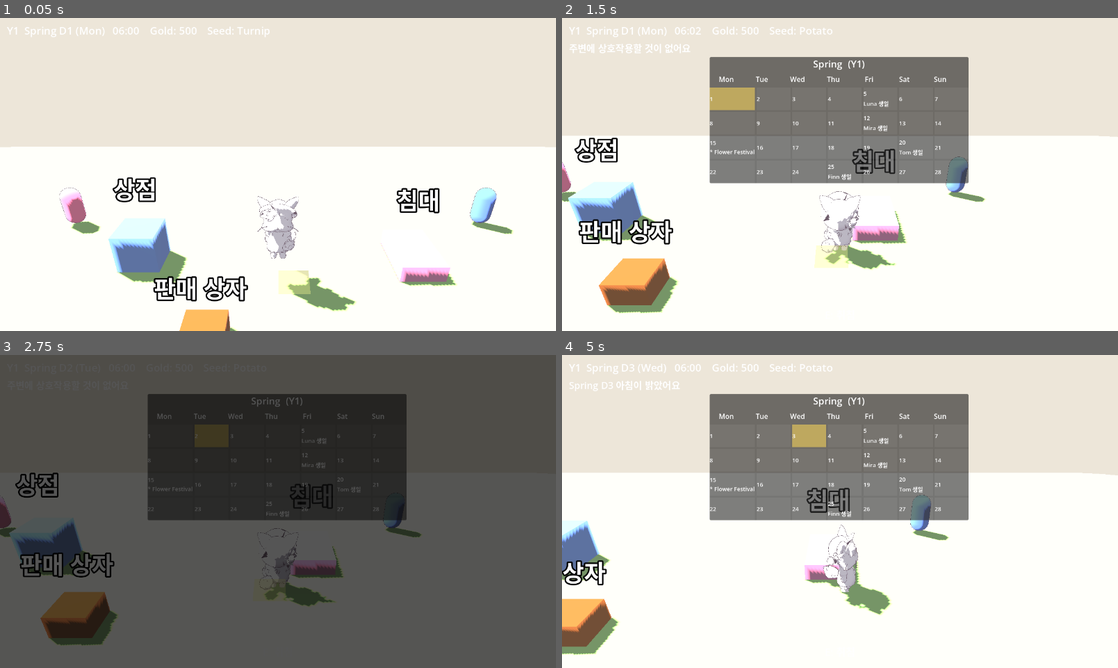
Above: before the commit, frames 1-4 (two rows, left to right).
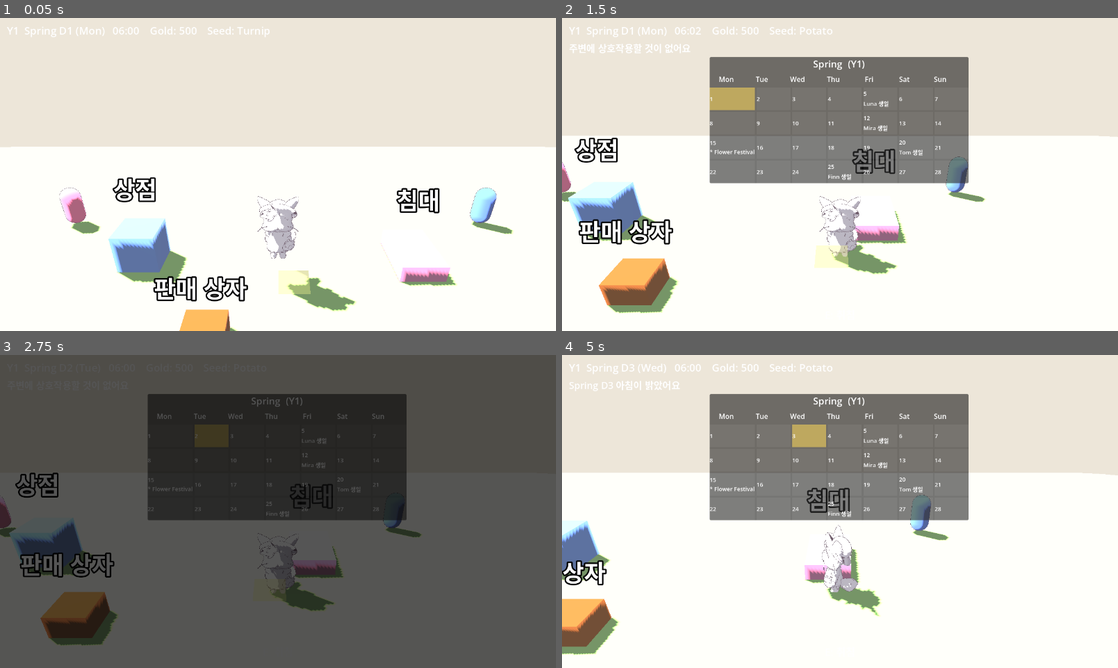
Above: after the commit, the same moments.

Repository: ui2030/cozy_vale
Game: Godot game, scene res://world/world.tscn
The game is run twice, just before and just after one commit, with the same random seed, the same clock (stepped at 60 frames per second) and the same inputs.
Inputs (mouse positions are in pixels of both pictures, inside the frame that each line leads up to):
- Up to frame 1 (0.05 s): no input
- Up to frame 2 (1.5 s): tap Enter at 0.5 s; move the mouse to (962, 158) at 0.52 s; hold D (move_right) 0.53-1.28 s; hold C (calendar) 0.53-1.28 s; click (962, 158) at 0.67 s; tap Space at 0.77 s; move the mouse to (728, 190) at 1.27 s; hold S (move_down) from 1.28 s (still down); tap Q (cycle_seed) at 1.35 s
- Up to frame 3 (2.75 s): tap Space at 1.52 s; release S (move_down) at 2 s; click "예" at 2 s
- Up to frame 4 (5 s): move the mouse to (895, 442) at 2.77 s; hold D (move_right) 2.78-3.53 s; hold G (give) 2.78-3.53 s; move the mouse to (812, 574) at 3.52 s; hold W (move_up) 3.53-4.28 s; tap E (interact) at 3.6 s; click (812, 574) at 3.67 s; tap Space at 3.77, 4.52 s; move the mouse to (1006, 558) at 4.27 s; hold A (move_left) from 4.28 s (still down); hold F (use_tool) from 4.28 s (still down)

The runs differ from the first frame. In frame 2, 0.9% of the frame differs, in the area x 46-61%, y 55-82%; in frame 3, 0.5%; in frame 4, 1.0%, in the area x 46-60%, y 54-84%.

Commit message:
fix: 플레이어 모델 방향 정합
- cat.glb 앞면이 +Z라 look_at(-Z 기준)과 180° 어긋나던 것 보정
- 스폰 정지 자세도 조준 방향(_last_dir)과 일치하게 초기 회전 적용
- 4방향 실측 스크린샷으로 얼굴 방향 확인(조준 로직 무변경)

Diff:
--- a/player/player.gd
+++ b/player/player.gd
@@ -30,12 +30,14 @@
 	$Mesh.visible = false
 	cat.scale = Vector3(visual_scale, visual_scale, visual_scale)
 	cat.position.y = visual_y
+	cat.rotation.y = PI  # cat.glb의 앞=+Z, Godot look_at은 -Z 기준 → 180° 보정 (실측 확정)
 	add_child(cat)
 
 func _ready() -> void:
 	_farm = get_tree().get_first_node_in_group("farm")
 	_npcsys = get_tree().get_first_node_in_group("npc_system")
 	_setup_visual()
+	_face_dir(_last_dir)  # 정지 스폰도 조준(_last_dir=아래)과 일치하게
 	_make_highlight()
 	if selected_seed == "":
 		_select_first_seed()
@@ -57,10 +59,14 @@
 	move_and_slide()
 
 	if dir.length() > 0.1:
-		_last_dir = dir.normalized()
-		var t := global_position + _last_dir
-		look_at(Vector3(t.x, global_position.y, t.z), Vector3.UP)
+		_face_dir(dir)
 	_update_highlight()
+
+# 이동/조준 방향으로 몸을 돌림 (_last_dir = 조준 기준, 건드리지 않음)
+func _face_dir(dir: Vector3) -> void:
+	_last_dir = dir.normalized()
+	var t := global_position + _last_dir
+	look_at(Vector3(t.x, global_position.y, t.z), Vector3.UP)
 
 func _unhandled_input(event: InputEvent) -> void:
 	if GameClock.state == GameClock.State.PAUSED:  # 메뉴 열림 = 상호작용 차단
